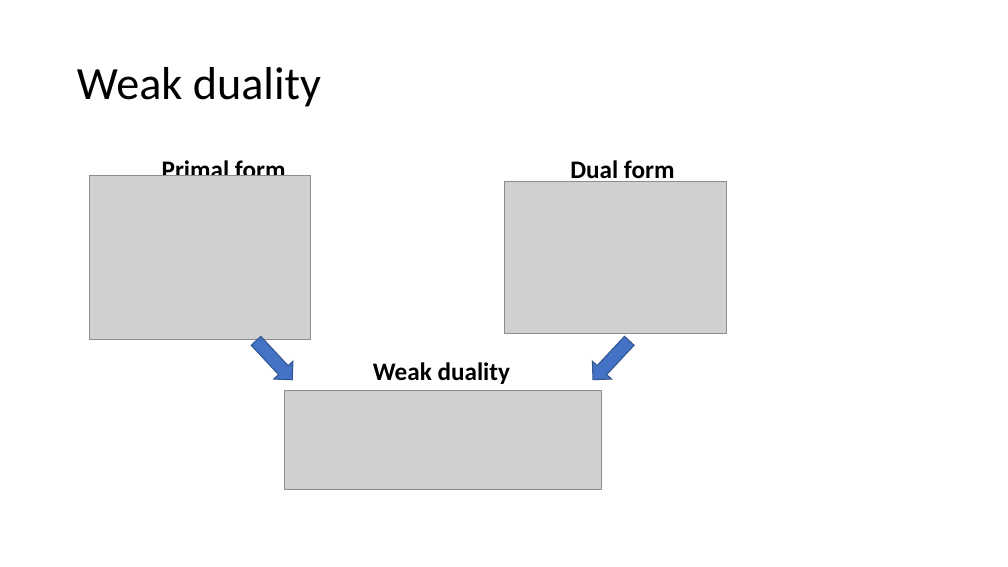
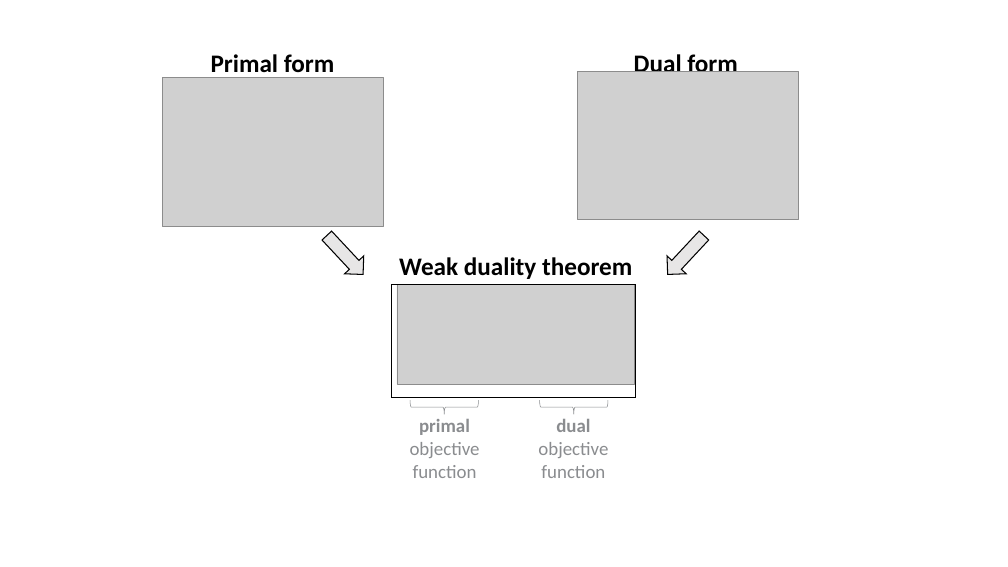
Before and after one commit to khanhnguyendata/duality, a slide deck: slide 2 of ppt/Duality.pptx. Drawn at 1008x567 pixels with LibreOffice and Linux fonts; fonts in the diff are those of the drawing; grey boxes stand for pictures. Boxes give left, top, right and bottom in pixels: in the first picture for what was removed or moved away, otherwise in the second. Text is boxed around its words. In the diff, an @@ line names an element or a change of style, - is before the commit and + after.

```diff
--- a/ppt/Duality.pptx
+++ b/ppt/Duality.pptx
@@ text "Primal form": place and size @@
-text "Primal form" at (162,158,286,176)
+text "Primal form" at (211,54,335,79)
@@ text "Primal form" at (211,54,335,79): alignment left to centre @@
@@ text "Dual form" at (634,52,738,72): alignment left to centre @@
@@ text "Dual form": place and size @@
-text "Dual form" at (570,160,675,185)
+text "Dual form" at (634,52,738,72)
@@ title removed at (77,67,321,107) @@
-Weak duality
@@ picture added at (162,77,383,227) @@
@@ picture added at (578,72,799,219) @@
@@ picture removed at (89,175,310,339) @@
@@ picture removed at (505,181,727,333) @@
@@ right arrow at (317,227,373,284): fill #4472C4 to #E7E6E6; outline #325491 1 pt to #000000 1 pt @@
@@ right arrow: place and size @@
-right arrow at (246,332,301,389)
+right arrow at (317,227,373,284)
@@ right arrow: place and size @@
-right arrow at (583,332,639,389)
+right arrow at (658,227,714,284)
@@ right arrow at (658,227,714,284): fill #4472C4 to #E7E6E6; outline #325491 1 pt to #000000 1 pt @@
@@ text at (399,257,632,279): text changed @@
-Weak duality
+Weak duality theorem
@@ rectangle added at (392,284,636,397), outline #000000 1 pt @@
@@ picture added at (397,285,635,385) @@
@@ picture removed at (285,390,602,490) @@
@@ text added at (410,419,480,478), 18 pt, text #8A8C8F @@
+primal
+objective
+function
@@ left brace added at (410,400,478,414), outline #8A8C8F 0.5 pt @@
@@ text added at (538,419,608,478), 18 pt, text #8A8C8F @@
+dual
+objective
+function
@@ left brace added at (540,400,608,414), outline #8A8C8F 0.5 pt @@
```
Also in this commit, not shown: 1 other slide changed, 6 other files.
